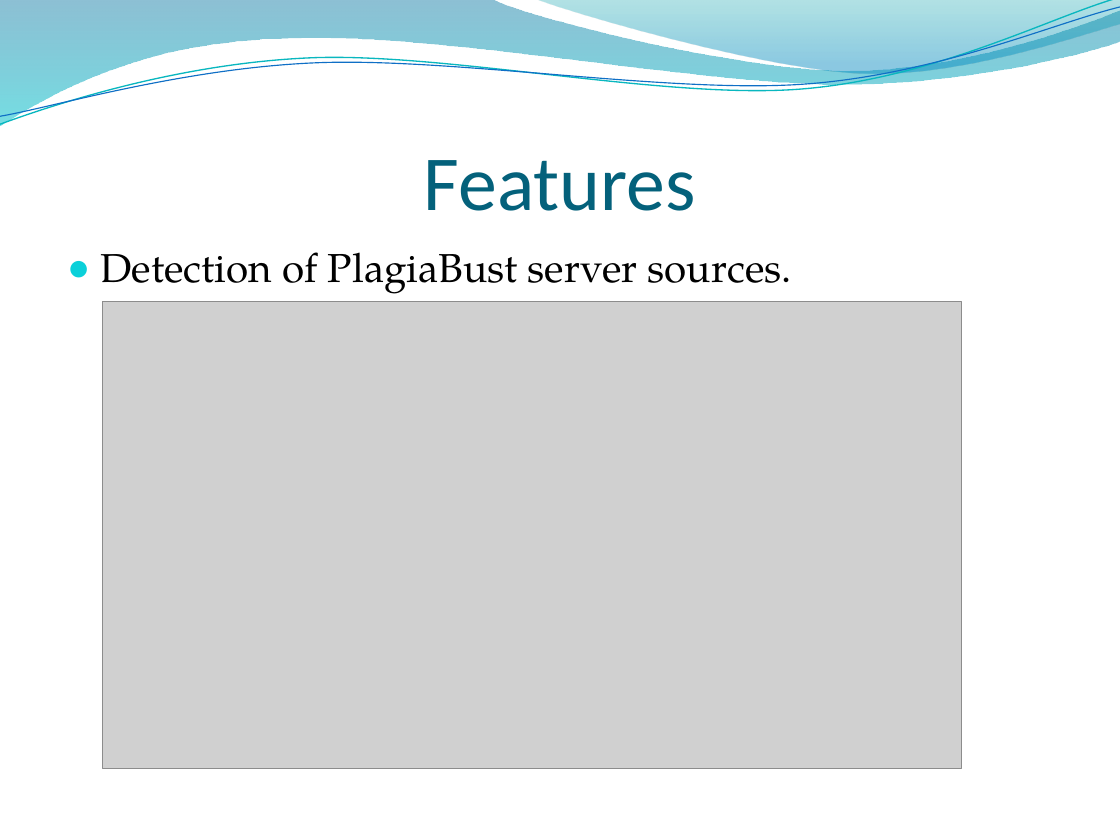
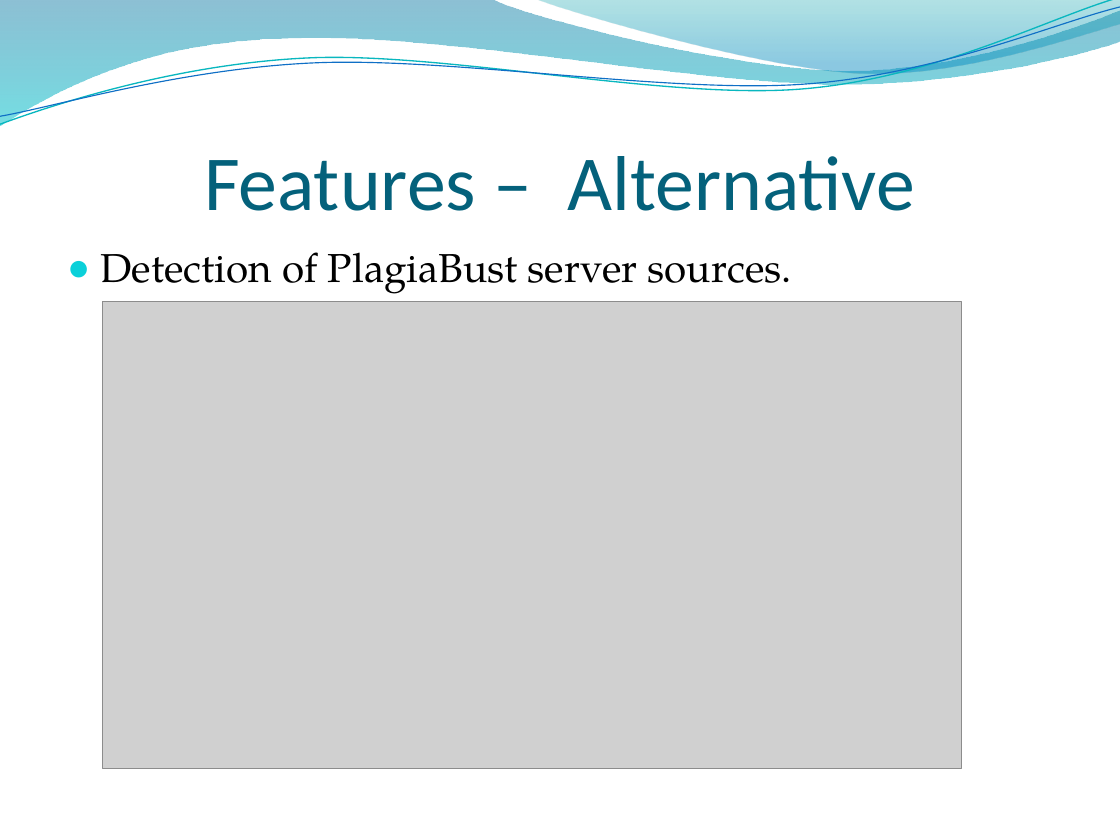
Before and after one commit to rohan501206/project-plagiabust, a slide deck: slide 9 of project docs/Final Presentation.pptx. Drawn at 1120x840 pixels with LibreOffice and Linux fonts; fonts in the diff are those of the drawing; grey boxes stand for pictures; background and template pictures are left out. Boxes give left, top, right and bottom in pixels: in the first picture for what was removed or moved away, otherwise in the second. Text is boxed around its words. In the diff, an @@ line names an element or a change of style, - is before the commit and + after.

```diff
--- a/project docs/Final Presentation.pptx
+++ b/project docs/Final Presentation.pptx
@@ title at (204,156,915,211): text changed @@
-Features
+Features – Alternative
```
Also in this commit, not shown: 6 other slides changed, 1 slide added.
